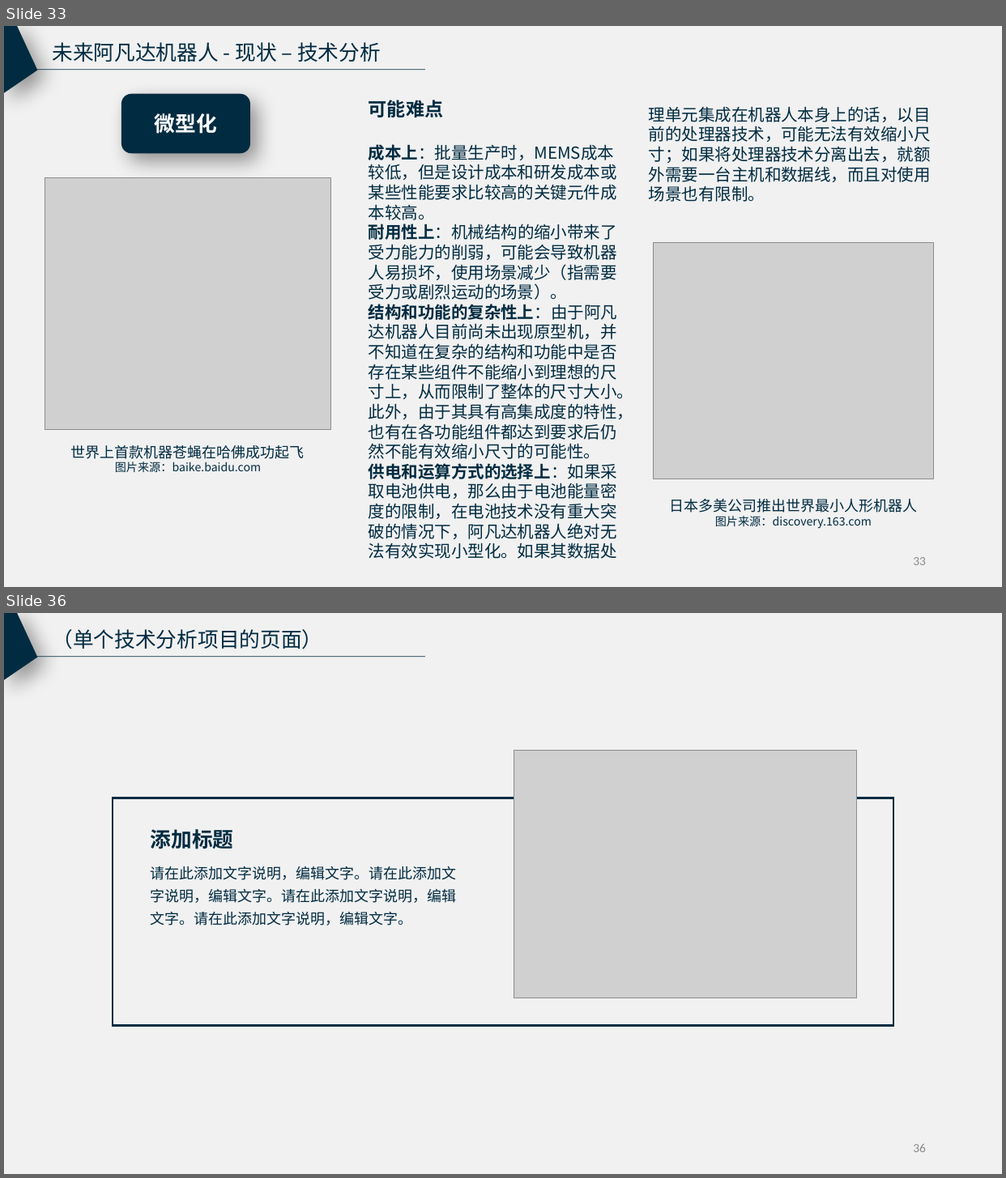
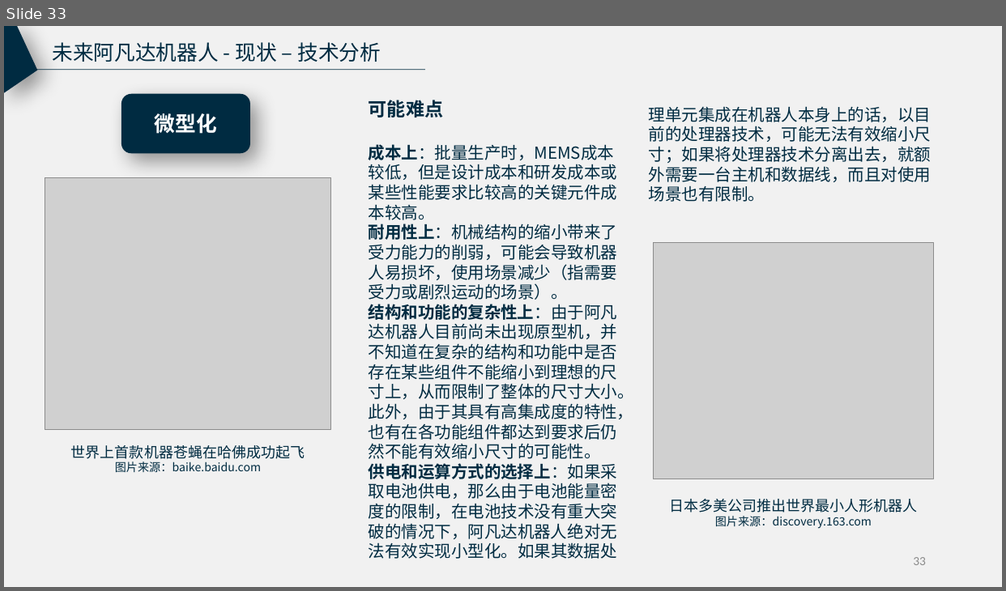
Before and after one commit to RunTimeError2/Avabot---Industry-Frontier, a slide deck: 未来阿凡达机器人_产业调研报告试验稿.pptx. Shown one above the other, each under a label of ours: slides 33 and 36 before the commit, slide 33 after it; the slides between them are not shown. The pictures are 1006x1178 and 1006x591 pixels, drawn with LibreOffice and Linux fonts; fonts in the diff are those of the drawing; grey boxes stand for pictures. Boxes give left, top, right and bottom in pixels: in the first picture for what was removed or moved away, otherwise in the second. Text is boxed around its words. In the diff, an @@ line names an element or a change of style, - is before the commit and + after.

```diff
--- a/未来阿凡达机器人_产业调研报告试验稿.pptx
+++ b/未来阿凡达机器人_产业调研报告试验稿.pptx
@@ slide 36 removed at [4, 613, 1002, 1174], background #F1F1F1 @@
@@ freeform shape removed at [4, 613, 38, 680] @@
@@ text removed at [52, 629, 322, 649] @@
-（单个技术分析项目的页面）
@@ line removed from (20, 657) to (425, 657) @@
@@ picture removed at [513, 750, 857, 999] @@
@@ rectangle removed at [113, 798, 893, 1025] @@
@@ text removed at [151, 829, 234, 850] @@
-添加标题
@@ text removed at [151, 867, 457, 926] @@
-请在此添加文字说明，编辑文字。请在此添加文字说明，编辑文字。请在此添加文字说明，编辑文字。请在此添加文字说明，编辑文字。
@@ page number removed at [913, 1144, 926, 1152] @@
-36
```
Also in this commit, not shown: 3 slides changed, 7 slides added, 3 other slides removed.
